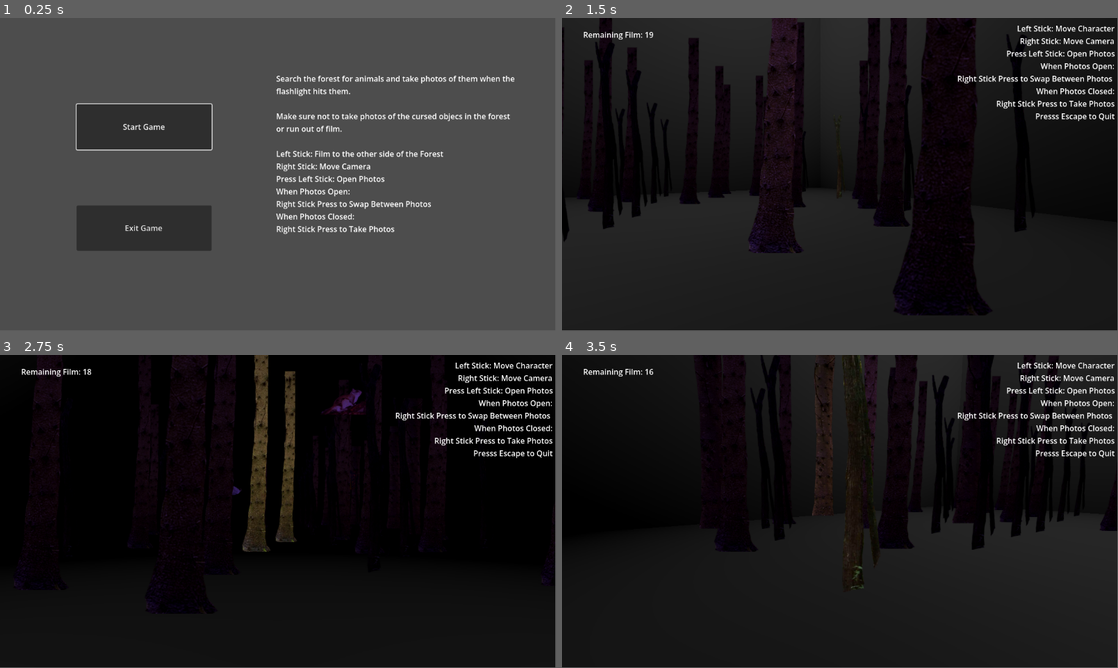
Above: before the commit, frames 1-4 (two rows, left to right).
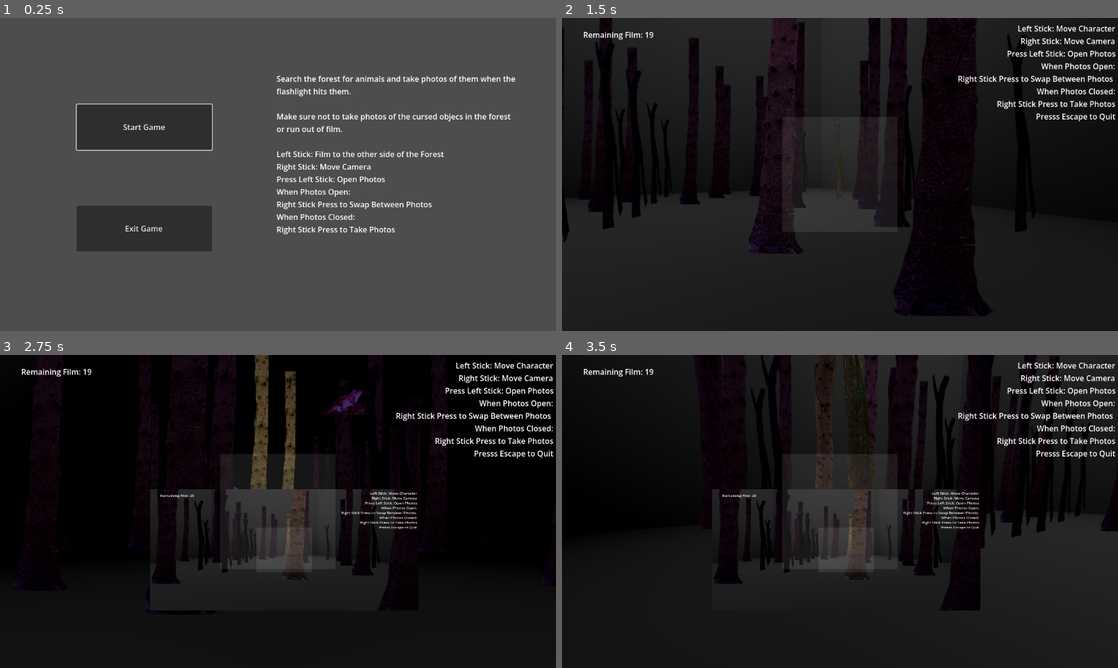
Above: after the commit, the same moments.

Repository: torchick20-ui/Roll-Your-Fate-F26
Game: Godot game, scene res://Scenes/Main Menu.tscn
The game is run twice, just before and just after one commit, with the same random seed, the same clock (stepped at 60 frames per second) and the same inputs.
Inputs:
- Up to frame 1 (0.25 s): no input
- Up to frame 2 (1.5 s): click "Start Game" at 0.5 s; tap Enter at 1.25 s; hold D (Walk Right) from 1.28 s (still down); tap Space (Take Photo) at 1.35 s
- Up to frame 3 (2.75 s): release D (Walk Right) at 2.03 s; hold S (Walk Back) from 2.03 s (still down); tap Shift (Check Camera, bound only after the commit) at 2.1 s; tap Space (Take Photo) at 2.3 s
- Up to frame 4 (3.5 s): tap Space (Take Photo) at 2.75, 3.05 s; release S (Walk Back) at 2.78 s; hold D (Walk Right) from 2.78 s (still down); tap Down (Look Down) at 2.85 s
In our replay, the window is 799x449 before the commit and 800x450 after it. These sizes can differ from the game's own. Grey fills any space a smaller window leaves; there, only what the larger window draws over its background counts as a difference.

The runs differ from the first frame. In frame 1, 3.0% of the frame differs, in the area x 13-93%, y 18-70%; in frame 2, 2.4%; in frame 3, 10%, in the area x 5-100%, y 0-83%; in frame 4, 9.7%.

Commit message:
fixed every single bug possible

Diff:
--- a/Godot/new-game-project/Entites/racoon.tscn
+++ b/Godot/new-game-project/Entites/racoon.tscn
@@ -8,7 +8,7 @@
 
 [node name="Racoon" type="Node3D" unique_id=1069840899]
 script = ExtResource("1_qv8cb")
-entityName = "Racoon"
+entityName = "Raccoon"
 
 [node name="Sprite3D" type="Sprite3D" parent="." unique_id=1264208238]
 billboard = 2
--- a/Godot/new-game-project/Scenes/Forest.tscn
+++ b/Godot/new-game-project/Scenes/Forest.tscn
@@ -14,6 +14,7 @@
 [ext_resource type="Texture2D" uid="uid://b6qd3kirr7ci8" path="res://Images/Opossum.png" id="11_tnm7e"]
 [ext_resource type="AudioStream" uid="uid://bfxi5gdj74ia0" path="res://Script/Photo Forest.wav" id="14_gfl13"]
 [ext_resource type="PackedScene" uid="uid://0fagbk3765yo" path="res://Scenes/player_controller.tscn" id="15_4xied"]
+[ext_resource type="Script" uid="uid://cspgo8hkw0x6s" path="res://Scenes/audio_stream_player.gd" id="15_pw6c3"]
 
 [sub_resource type="StandardMaterial3D" id="StandardMaterial3D_e2fbs"]
 albedo_color = Color(0, 0, 0, 1)
@@ -388,5 +389,6 @@
 [node name="AudioStreamPlayer" type="AudioStreamPlayer" parent="." unique_id=186109283]
 stream = ExtResource("14_gfl13")
 autoplay = true
+script = ExtResource("15_pw6c3")
 
 [connection signal="sceneChange" from="PlayerController" to="Node" method="screen_enter"]
--- a/Godot/new-game-project/Scenes/Main Menu.tscn
+++ b/Godot/new-game-project/Scenes/Main Menu.tscn
@@ -3,6 +3,7 @@
 [ext_resource type="Script" uid="uid://i4br3gm27jp0" path="res://Script/start_button.gd" id="1_totuj"]
 [ext_resource type="Script" uid="uid://cp4tlme5a1uac" path="res://Script/exit_button.gd" id="2_hcxxy"]
 [ext_resource type="AudioStream" uid="uid://bfxi5gdj74ia0" path="res://Script/Photo Forest.wav" id="3_ur25d"]
+[ext_resource type="Script" uid="uid://cspgo8hkw0x6s" path="res://Scenes/audio_stream_player.gd" id="4_eotax"]
 
 [node name="MainMenu" type="Node2D" unique_id=1468803633]
 
@@ -57,3 +58,4 @@
 [node name="AudioStreamPlayer" type="AudioStreamPlayer" parent="." unique_id=610760900]
 stream = ExtResource("3_ur25d")
 autoplay = true
+script = ExtResource("4_eotax")
--- /dev/null
+++ b/Godot/new-game-project/Scenes/audio_stream_player.gd
@@ -0,0 +1,12 @@
+extends AudioStreamPlayer
+
+
+# Called when the node enters the scene tree for the first time.
+func _ready() -> void:
+	pass # Replace with function body.
+
+
+# Called every frame. 'delta' is the elapsed time since the previous frame.
+func _process(delta: float) -> void:
+	if !playing:
+		play()
--- a/Godot/new-game-project/Scenes/player_controller.tscn
+++ b/Godot/new-game-project/Scenes/player_controller.tscn
@@ -2,12 +2,10 @@
 
 [ext_resource type="Script" uid="uid://ctgrrtod7louy" path="res://Script/player_character.gd" id="1_rd8vp"]
 
-[sub_resource type="BoxShape3D" id="BoxShape3D_c7fo0"]
-size = Vector3(3, 3, 400)
+[sub_resource type="ConvexPolygonShape3D" id="ConvexPolygonShape3D_rd8vp"]
+points = PackedVector3Array(0, 1.5, 0, 200, -200, -400, 200, 200, -400, -200, 200, -400, -200, -200, -400)
 
 [sub_resource type="CapsuleShape3D" id="CapsuleShape3D_4p277"]
-
-[sub_resource type="ImageTexture" id="ImageTexture_rd8vp"]
 
 [node name="PlayerController" type="CharacterBody3D" unique_id=939360635]
 script = ExtResource("1_rd8vp")
@@ -19,8 +17,8 @@
 current = true
 
 [node name="ShapeCast3D" type="ShapeCast3D" parent="Camera3D" unique_id=2114423644]
-transform = Transform3D(1, 0, 0, 0, 1, 0, 0, 0, 1, 0, -1.5, 0)
-shape = SubResource("BoxShape3D_c7fo0")
+transform = Transform3D(1, 0, 0, 0, 1, 0, 0, 0, 1, 0, 0, 199.99089)
+shape = SubResource("ConvexPolygonShape3D_rd8vp")
 target_position = Vector3(0, 1.5, -200)
 collide_with_areas = true
 
@@ -148,7 +146,6 @@
 offset_top = 0.0079956055
 offset_right = -0.4560547
 offset_bottom = 0.23199463
-texture = SubResource("ImageTexture_rd8vp")
 expand_mode = 1
 
 [node name="Label2" type="Label" parent="." unique_id=1324121579]
@@ -170,3 +167,10 @@
 Right Stick Press to Take Photos
 Presss Escape to Quit"
 horizontal_alignment = 2
+
+[node name="ColorRect" type="ColorRect" parent="." unique_id=1077962028]
+offset_left = 456.0
+offset_top = 205.0
+offset_right = 695.0
+offset_bottom = 443.0
+color = Color(1, 1, 1, 0.08627451)
--- a/Godot/new-game-project/Script/player_character.gd
+++ b/Godot/new-game-project/Script/player_character.gd
@@ -119,6 +119,8 @@
 
 
 func _take_photo()->void:
+	if film <= 0:
+		return
 	if Input.is_action_just_pressed("Take Photo"):
 		print("Photo taken")
 		var hits = area_hit.collision_result
@@ -154,7 +156,8 @@
 		film-=1
 		reel.set_text("Remaining Film: "+str(film))
 		var win = true
-
+		if film < 0:
+			film = 0
 		for i in picturesTaken:
 			if not picturesTaken[i]:
 				win = false
--- a/Godot/new-game-project/project.godot
+++ b/Godot/new-game-project/project.godot
@@ -14,6 +14,11 @@
 run/main_scene="uid://dfrw67jn5kxk7"
 config/features=PackedStringArray("4.7", "GL Compatibility")
 config/icon="res://Images/icon.svg"
+
+[display]
+
+window/size/mode=3
+window/stretch/mode="viewport"
 
 [dotnet]
 
@@ -100,6 +105,7 @@
 "Check Camera"={
 "deadzone": 0.2,
 "events": [Object(InputEventJoypadButton,"resource_local_to_scene":false,"resource_name":"","device":-1,"button_index":7,"pressure":0.0,"pressed":false,"script":null)
+, Object(InputEventKey,"resource_local_to_scene":false,"resource_name":"","device":-1,"window_id":0,"alt_pressed":false,"shift_pressed":false,"ctrl_pressed":false,"meta_pressed":false,"pressed":false,"keycode":0,"physical_keycode":4194325,"key_label":0,"unicode":0,"location":0,"echo":false,"script":null)
 ]
 }
 "Quit Game"={
Not shown, added: Godot/new-game-project/Scenes/audio_stream_player.gd.uid
Not shown, added: Godot/new-game-project/export_presets.cfg
